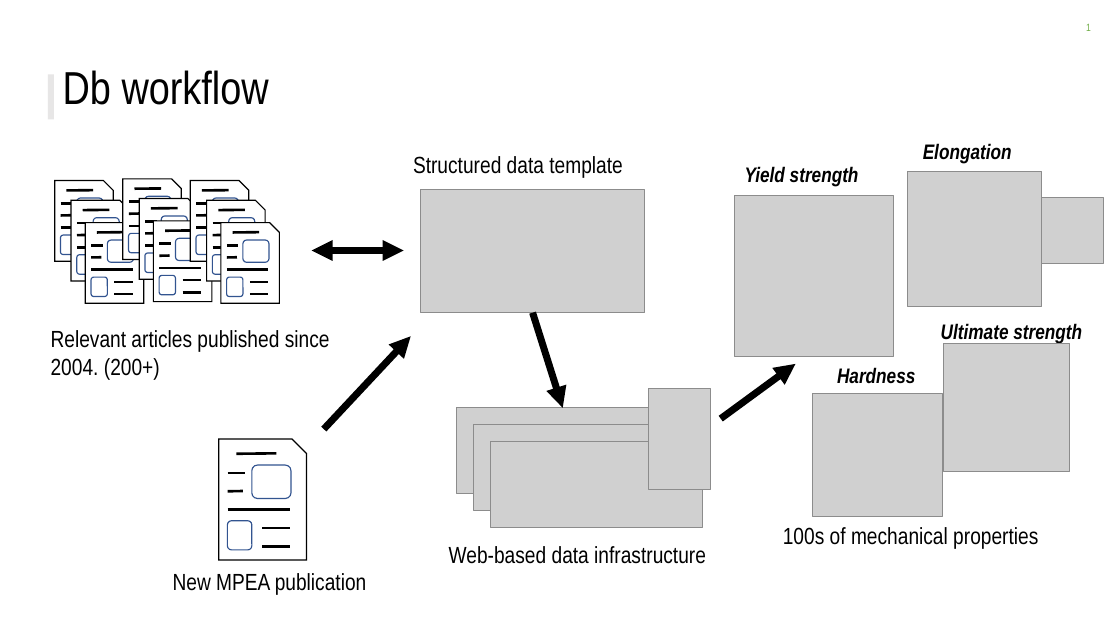
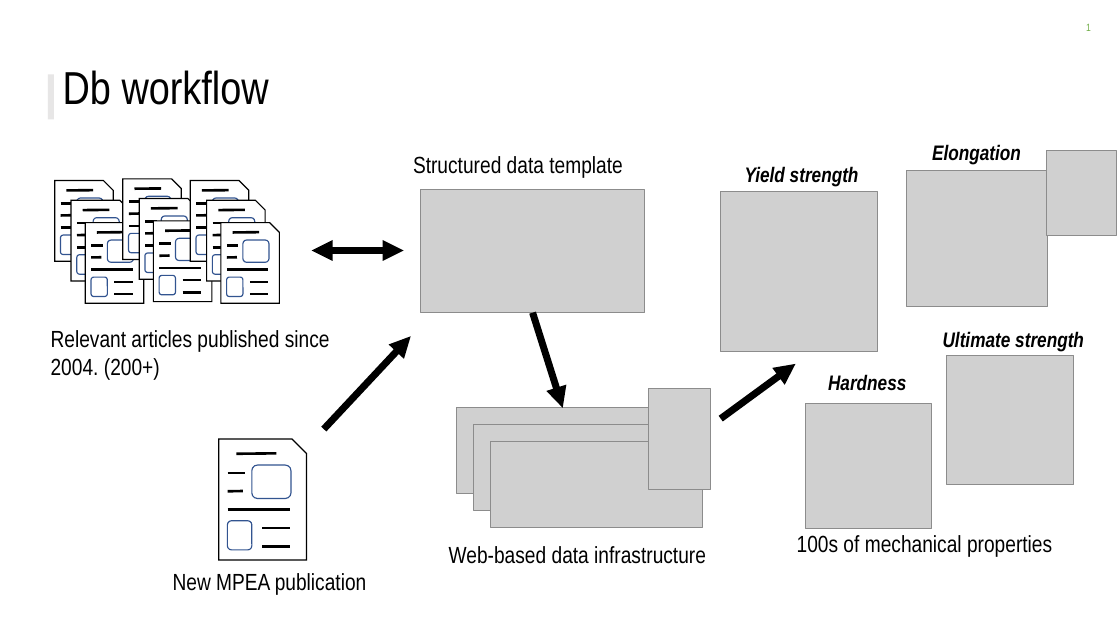
Before and after one commit to CitrineInformatics/MPEA_dataset, a slide deck: slide 1 of figures/figures.pptx. Drawn at 1120x630 pixels with LibreOffice and Linux fonts; fonts in the diff are those of the drawing; grey boxes stand for pictures; background and template pictures are left out. Boxes give left, top, right and bottom in pixels: in the first picture for what was removed or moved away, otherwise in the second. Text is boxed around its words. In the diff, an @@ line names an element or a change of style, - is before the commit and + after.

```diff
--- a/figures/figures.pptx
+++ b/figures/figures.pptx
@@ text "Elongation": place and size @@
-text "Elongation" at box(923, 143, 1012, 164)
+text "Elongation" at box(932, 144, 1021, 165)
@@ picture: place and size @@
-picture at box(907, 171, 1042, 307)
+picture at box(907, 171, 1048, 307)
@@ picture added at box(1046, 150, 1117, 235) @@
@@ picture: place and size @@
-picture at box(735, 195, 894, 356)
+picture at box(721, 192, 878, 352)
@@ picture removed at box(1042, 197, 1103, 264) @@
@@ text "Ultimate strength": place and size @@
-text "Ultimate strength" at box(941, 323, 1082, 344)
+text "Ultimate strength" at box(943, 331, 1084, 352)
@@ picture: place and size @@
-picture at box(944, 344, 1070, 472)
+picture at box(947, 355, 1074, 485)
@@ text "Hardness": place and size @@
-text "Hardness" at box(837, 367, 915, 384)
+text "Hardness" at box(828, 374, 906, 391)
@@ picture: place and size @@
-picture at box(812, 394, 943, 517)
+picture at box(805, 403, 931, 528)
@@ text "100s of mechanical properties": place and size @@
-text "100s of mechanical properties" at box(783, 527, 1038, 549)
+text "100s of mechanical properties" at box(797, 535, 1052, 557)
```
Also in this commit, not shown: 8 other files.
